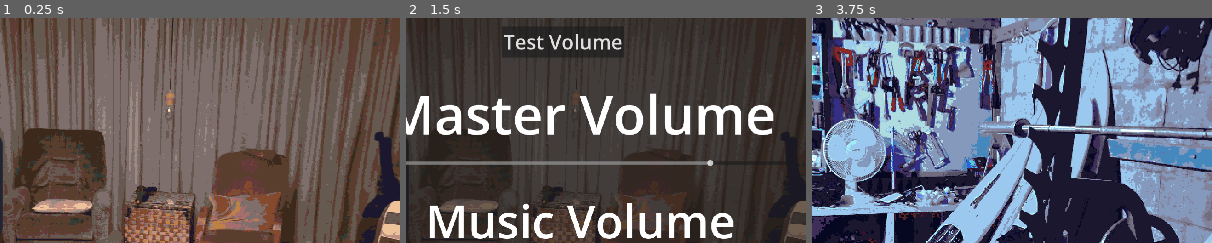
Above: before the commit, frames 1-3 (left to right).
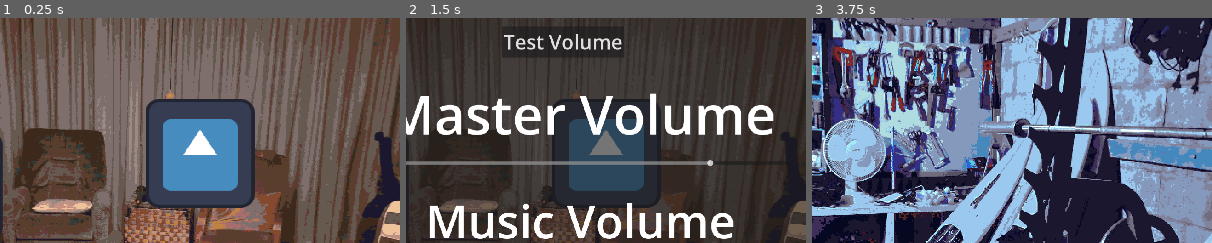
Above: after the commit, the same moments.

Repository: howarja/Vampire-Game
Game: Godot game, scene res://startScene.tscn
Two runs of this game, one before a commit and one after it. Both use one fixed random seed, a clock stepped at 60 frames per second and the inputs below. This scene is started directly instead of the project's main scene. The engine's default icon, where the game draws it, is replaced by a stand-in: a white triangle on a blue panel in a dark square.
Inputs (mouse positions are % of the whole screen's width and height, from its top left):
- Up to frame 1 (0.25 s): no input
- Up to frame 2 (1.5 s): click (95, 8) at 0.5 s; click (48, 90) at 1.25 s
- Up to frame 3 (3.75 s): click (48, 90) at 2 s; click (95, 8) at 2.75 s; click (48, 90) at 3.5 s
The pictures show only the part of the screen within x 32-82%, y 0-50%; the shares and areas given below are measured in that part.

The runs differ from the first frame. In frame 1, 13% of the frame differs, in the area x 36-64%, y 36-85%; in frame 2, 9.6%; in frame 3, nothing differs.

Commit message:
dialogue can be exited

Diff:
--- a/scripts/conversation_manager.gd
+++ b/scripts/conversation_manager.gd
@@ -7,8 +7,11 @@
 
 @onready var questionButtonScene: PackedScene = preload("res://scenes/question_button.tscn");
 var questionButtons: Array[questionButton] = [];
-@export var currentCharacter: character;
+var currentCharacter: character;
+var lastInteracted: interactableCharacter;
+
 @export var buttonContainer: Container;
+@export var exitButton: Button;
 
 var holdingInput: bool = false;
 var canInput: bool = true;
@@ -16,6 +19,8 @@
 
 func _ready() -> void:
 	Globals.conversation = self;
+	exitButton.pressed.connect(exitConversation)
+	canQuestion(false)
 
 func newLine():
 	if currentLine<lines.size():
@@ -41,8 +46,9 @@
 func canQuestion(enabled: bool):
 	buttonContainer.visible = enabled;
 
-func loadCharacter(newCharacter: character):
+func loadCharacter(newCharacter: character, interacted: interactableCharacter):
 	currentCharacter = newCharacter;
+	lastInteracted = interacted;
 
 	# destroy existing buttons and re-instantiate them, quicker than re-using
 	for i in questionButtons.size():
@@ -57,8 +63,17 @@
 	inConversation = true;
 	beginLine(currentCharacter.introDialaogue);
 
-
 func beginLine(newLines: Array[String]):
 	lines = newLines;
 	currentLine = 0;
 	newLine();
+
+func canStartConversation():
+	return !inConversation;
+
+func exitConversation():
+	inConversation = false;
+	canQuestion(false);
+	lines = [];
+	text.disable();
+	lastInteracted.update();
--- a/interactable_character.gd
+++ b/scripts/interactable_character.gd
@@ -1,4 +1,5 @@
 extends Area2D
+class_name interactableCharacter
 
 var clickable: bool = false;
 @export var currentCharacter: character;
@@ -7,6 +8,7 @@
 # Called when the node enters the scene tree for the first time.
 func _ready() -> void:
 	mouse_entered.connect(mouseOver);
+	mouse_exited.connect(mouseExit)
 
 func _input(event: InputEvent) -> void:
 	if (event.is_action_pressed("Primary") && clickable):
@@ -14,14 +16,16 @@
 		mouseExit();
 
 func interact():
-	sprite.visible = false;
-	Globals.conversation.loadCharacter(currentCharacter);
+	if Globals.conversation.canStartConversation():
+		sprite.visible = false;
+		Globals.conversation.loadCharacter(currentCharacter, self);
 
 func update():
 	sprite.visible = true;
 
 func mouseOver() -> void:
-	clickable = true;
+	if Globals.conversation.canStartConversation() && sprite.visible:
+		clickable = true;
 
 func mouseExit() -> void:
 	clickable = false;
--- a/scripts/textGiver.gd
+++ b/scripts/textGiver.gd
@@ -15,6 +15,10 @@
 	if !lineComplete.is_connected(completeTrigger):
 		lineComplete.connect(completeTrigger);
 
+func disable():
+	text.text = "";
+	currentLine = "";
+
 func _process(delta: float) -> void:
 	currentCharacterDelay -= delta;
 	if currentCharacterDelay <= 0 && currentLine.length()>0:
--- a/startScene.tscn
+++ b/startScene.tscn
@@ -3,7 +3,7 @@
 [ext_resource type="Script" uid="uid://dberhdml3xlet" path="res://Scripts/conversation_manager.gd" id="1_rq48i"]
 [ext_resource type="Resource" uid="uid://n2704kdgjax5" path="res://Characters/CountDown.tres" id="2_1ljrl"]
 [ext_resource type="Script" uid="uid://bndg1f3jq34l3" path="res://Scripts/textGiver.gd" id="2_yagjw"]
-[ext_resource type="Script" uid="uid://btva2ox1ockyg" path="res://interactable_character.gd" id="3_ip4ey"]
+[ext_resource type="Script" uid="uid://btva2ox1ockyg" path="res://Scripts/interactable_character.gd" id="3_ip4ey"]
 [ext_resource type="Script" uid="uid://b7d02u7xi35qp" path="res://Scripts/movement_button.gd" id="3_jmrrm"]
 [ext_resource type="Texture2D" uid="uid://b3wousrl8g8s5" path="res://icon.svg" id="4_1h7fw"]
 [ext_resource type="Texture2D" uid="uid://cjgwsjboawlj2" path="res://Sprites/areas/Outside.png" id="4_qlfe6"]
@@ -43,6 +43,17 @@
 [node name="CollisionPolygon2D" type="CollisionShape2D" parent="CanvasLayer/Lounge/InteractableCharacter" unique_id=2117342533]
 shape = SubResource("CircleShape2D_3xd07")
 
+[node name="InteractableCharacter2" type="Area2D" parent="CanvasLayer/Lounge" unique_id=1119938866]
+position = Vector2(63.55063, -120.25734)
+script = ExtResource("3_ip4ey")
+currentCharacter = ExtResource("2_1ljrl")
+
+[node name="Sprite2D" type="Sprite2D" parent="CanvasLayer/Lounge/InteractableCharacter2" unique_id=2028243806]
+texture = ExtResource("4_1h7fw")
+
+[node name="CollisionPolygon2D" type="CollisionShape2D" parent="CanvasLayer/Lounge/InteractableCharacter2" unique_id=721168208]
+shape = SubResource("CircleShape2D_3xd07")
+
 [node name="Underground" type="Sprite2D" parent="CanvasLayer" unique_id=174614199]
 visible = false
 position = Vector2(967, 571)
@@ -57,7 +68,7 @@
 script = ExtResource("3_jmrrm")
 newArea = NodePath("../../Lounge")
 
-[node name="ConversationManager" type="Control" parent="CanvasLayer" unique_id=648713796 node_paths=PackedStringArray("text", "buttonContainer")]
+[node name="ConversationManager" type="Control" parent="CanvasLayer" unique_id=648713796 node_paths=PackedStringArray("text", "buttonContainer", "exitButton")]
 layout_mode = 3
 anchors_preset = 0
 offset_right = 40.0
@@ -65,8 +76,8 @@
 mouse_filter = 2
 script = ExtResource("1_rq48i")
 text = NodePath("../TextGiver")
-currentCharacter = ExtResource("2_1ljrl")
 buttonContainer = NodePath("../QuestionOptions")
+exitButton = NodePath("../QuestionOptions/ExitDialogueButton")
 
 [node name="TextGiver" type="Control" parent="CanvasLayer" unique_id=1438650801 node_paths=PackedStringArray("text")]
 layout_mode = 3
@@ -85,13 +96,18 @@
 mouse_filter = 2
 
 [node name="QuestionOptions" type="HBoxContainer" parent="CanvasLayer" unique_id=1973992520]
-offset_left = 937.0
-offset_top = 307.0
-offset_right = 1887.0
-offset_bottom = 575.0
+offset_left = 1123.0
+offset_top = 771.0
+offset_right = 1885.0
+offset_bottom = 1039.0
 size_flags_horizontal = 3
 size_flags_stretch_ratio = 14.51
-theme_override_constants/separation = 191
+theme_override_constants/separation = 12
+
+[node name="ExitDialogueButton" type="Button" parent="CanvasLayer/QuestionOptions" unique_id=582315368]
+custom_minimum_size = Vector2(207.545, 0)
+layout_mode = 2
+text = "Exit"
 
 [node name="Settings" parent="CanvasLayer" unique_id=1974824112 instance=ExtResource("7_jmrrm")]
 position = Vector2(31, -27)
Renamed: interactable_character.gd.uid -> scripts/interactable_character.gd.uid
